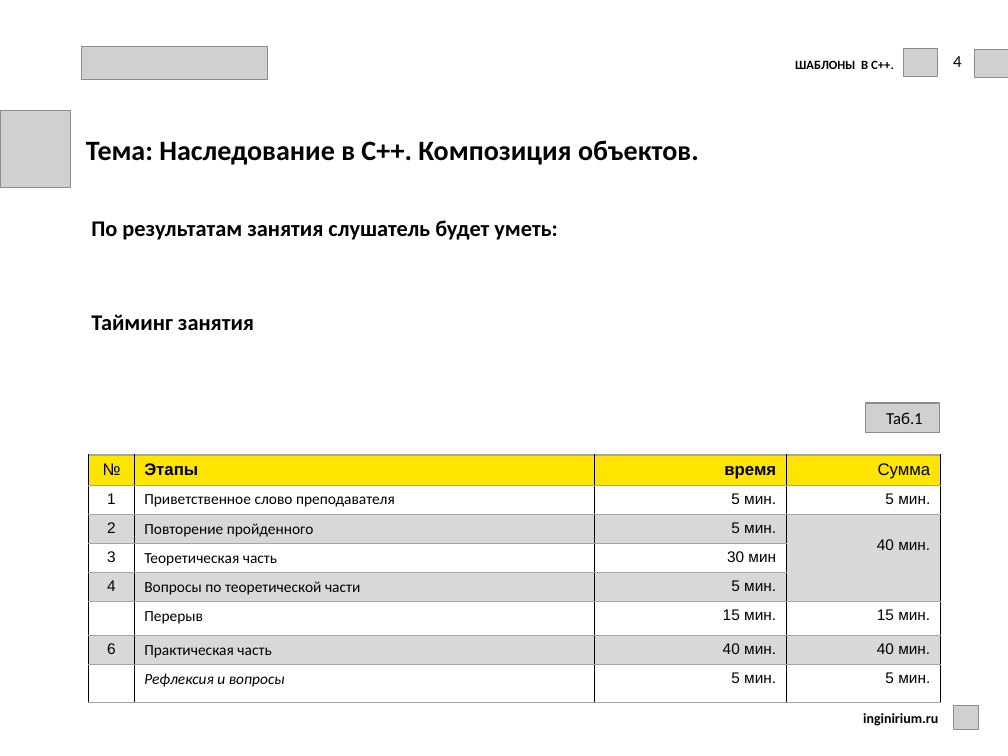
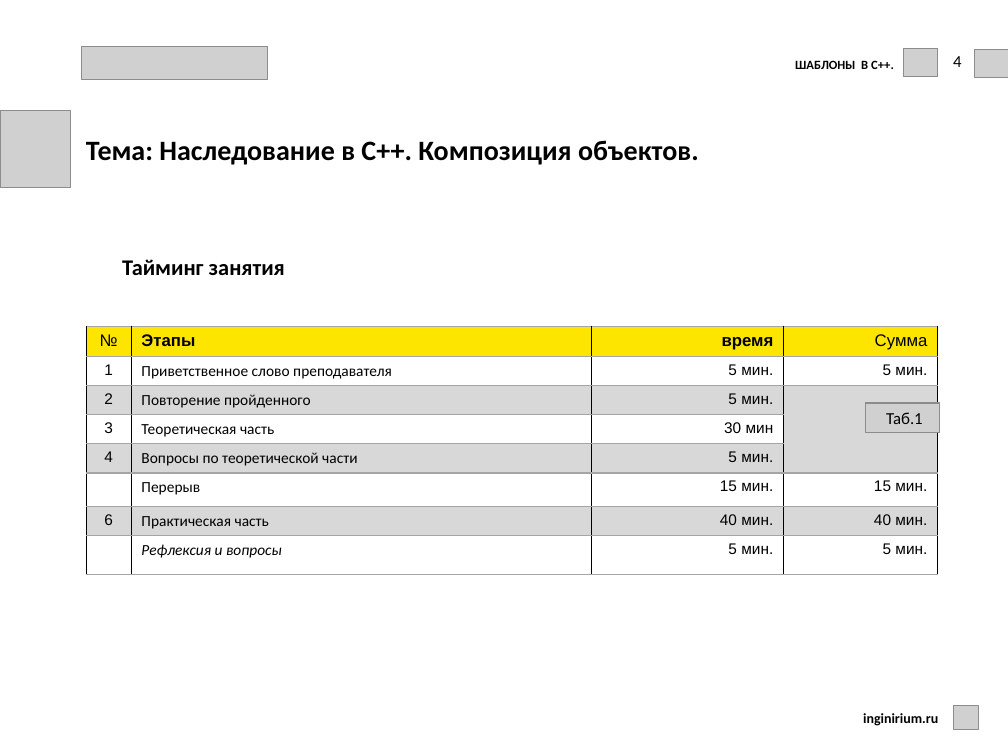
Before and after one commit to kprmk/Cpp, a slide deck: slide 4 of lessons_I/9-11/les_10/les_10_templates.pptx. Drawn at 1008x756 pixels with LibreOffice and Linux fonts; fonts in the diff are those of the drawing; grey boxes stand for pictures; background and template pictures are left out. Boxes give left, top, right and bottom in pixels: in the first picture for what was removed or moved away, otherwise in the second. Text is boxed around its words. In the diff, an @@ line names an element or a change of style, - is before the commit and + after.

```diff
--- a/lessons_I/9-11/les_10/les_10_templates.pptx
+++ b/lessons_I/9-11/les_10/les_10_templates.pptx
@@ text "Тайминг занятия": place and size @@
-text "Тайминг занятия" at bbox=[91, 220, 557, 330]
+text "Тайминг занятия" at bbox=[122, 259, 285, 275]
@@ text at bbox=[91, 220, 557, 240]: paragraph removed @@
-По результатам занятия слушатель будет уметь:
@@ table at bbox=[86, 327, 937, 574] @@
@@ borders changed @@
@@ table: place and size @@
-table at bbox=[89, 455, 940, 702]
+table at bbox=[86, 327, 937, 574]
```
Also in this commit, not shown: 13 other slides changed, 1 slide added, 2 slides removed, 45 other files.
